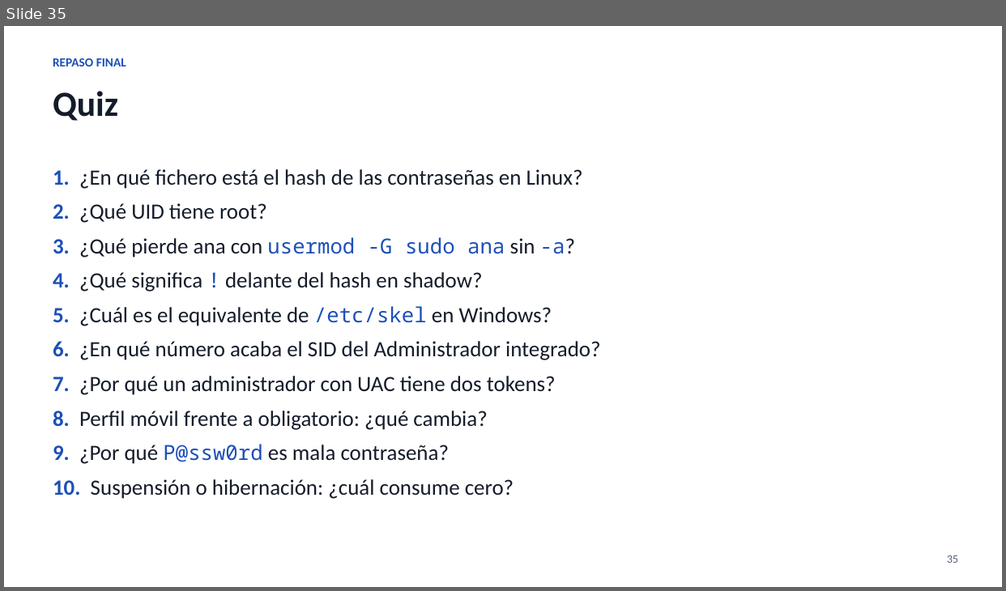
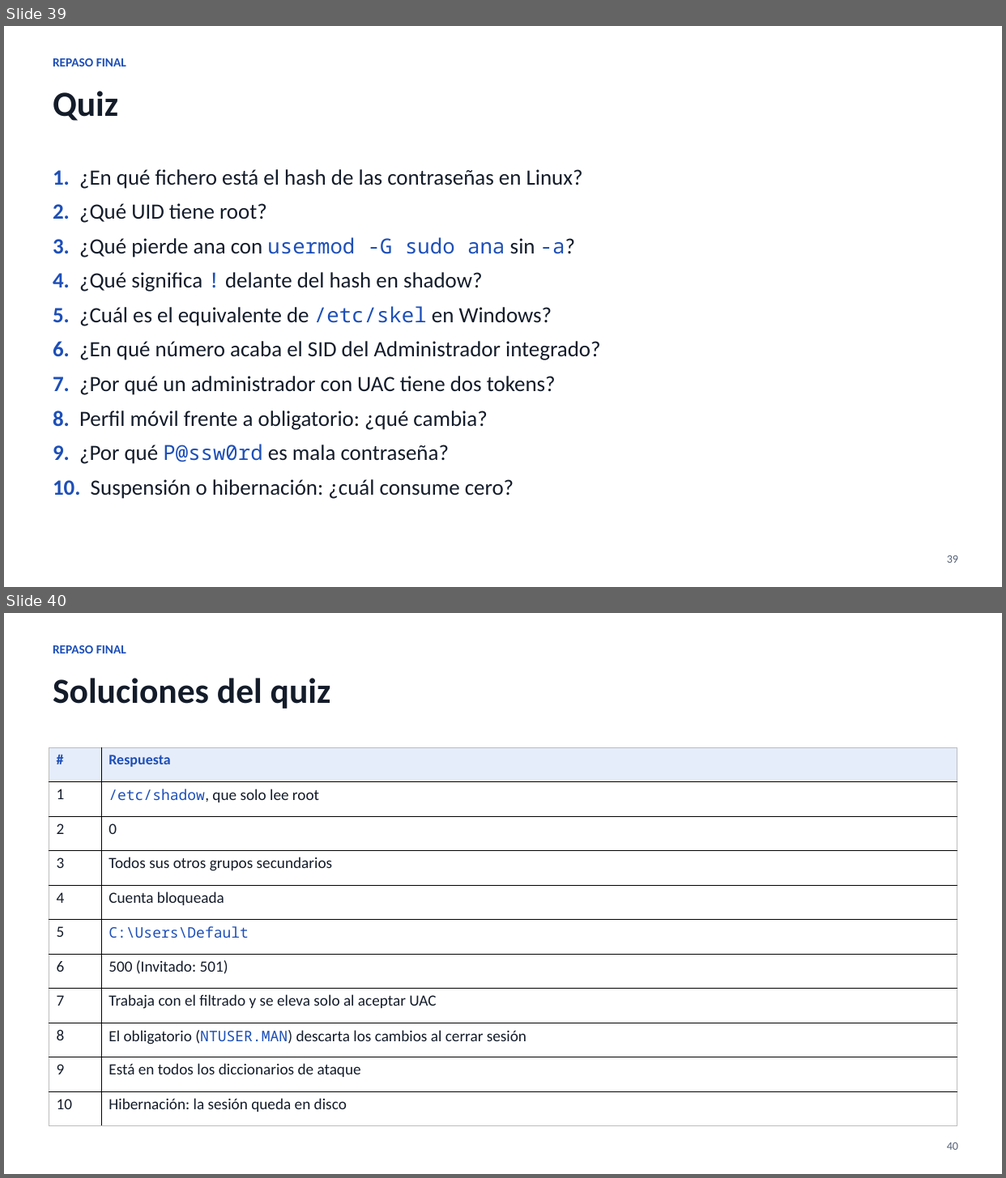
Before and after one commit to keespootes-cloud/norte-redes-lab, a slide deck: presentacion/Norte_Redes_UF2_Administracion_software_base.pptx. Shown one above the other, each under a label of ours: slide 35 before the commit, slides 39 and 40 after it. The pictures are 1006x591 and 1006x1178 pixels, drawn with LibreOffice and Linux fonts; fonts in the diff are those of the drawing. Boxes give left, top, right and bottom in pixels: in the first picture for what was removed or moved away, otherwise in the second. Text is boxed around its words. In the diff, an @@ line names an element or a change of style, - is before the commit and + after.

Commit message:
Soluciones publicadas tras la clase y presentación completa

```diff
--- a/presentacion/Norte_Redes_UF2_Administracion_software_base.pptx
+++ b/presentacion/Norte_Redes_UF2_Administracion_software_base.pptx
@@ slide 40 added at [4,613,1002,1174], background #FFFFFF @@
@@ text added at [53,645,126,653], 12 pt, text #1D4FB8, bold @@
+REPASO FINAL
@@ text added at [53,678,331,709], 34 pt, text #141C2A, bold @@
+Soluciones del quiz
@@ table added at [49,747,957,1127], 11 rows, 2 columns @@
+# | Respuesta
+1 | /etc/shadow, que solo lee root
+2 | 0
+3 | Todos sus otros grupos secundarios
+4 | Cuenta bloqueada
+5 | C:\Users\Default
+6 | 500 (Invitado: 501)
+7 | Trabaja con el filtrado y se eleva solo al aceptar UAC
+8 | El obligatorio (NTUSER.MAN) descarta los cambios al cerrar sesión
+9 | Está en todos los diccionarios de ataque
+10 | Hibernación: la sesión queda en disco
@@ text added at [947,1143,958,1150], 11 pt, text #566278 @@
+40
@@ what was slide 35 is now slide 39 @@
@@ slide 39 changed as well @@
@@ text at [947,556,958,563]: text changed @@
-35
+39
```
Also in this commit, not shown: 17 other slides changed, 5 other slides added, 1 slide removed, 4 other files.
